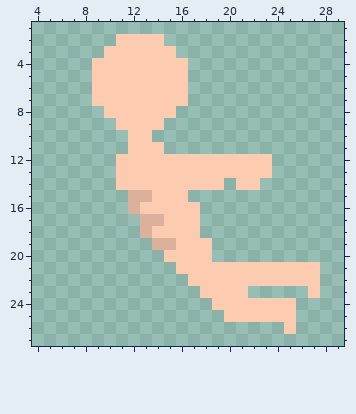
File history of a pixel-art file, Assets/Art/Characters/Player/Dash/Player_Dash_Left.aseprite. Above, as it was before the edit.
32x32 pixels, 1 frame. Pixels under 10% opacity are left out. Shown: x 4..29, y 1..27.
After the commit:
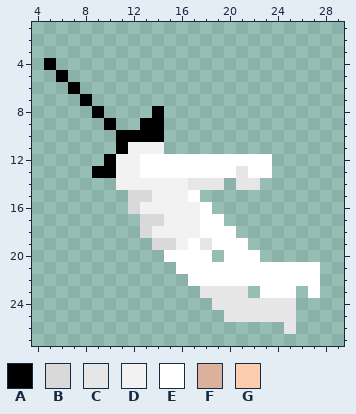
Palette (. is transparent): A #000000  B #d9d9d9  C #e6e6e6  D #f2f2f2  E #ffffff  F #dcb19b  G #fdcbb0
Log entry: Body Dash Animations
Edits made:
layer "Weapons/Sword" now shown
layer "Skin/Head" now hidden
layer "FX" removed
Changed rows in their new state; - is an unchanged pixel.
first column x 5:
 2 ------....-------------
 3 -----......------------
 4 A---........-----------
 5 -A--........-----------
 6 --A-........-----------
 7 ---A........-----------
 8 ----A....A.------------
 9 -----A..AA-------------
10 ------AAAA-------------
11 ------ADDD-------------
12 -----ADDEEEEEEEEEEE----
13 ----AADDEEEEEEEECEE----
14 ------DDDDDDCCC-CC-----
15 -------BBDDDE----------
16 -------BDDDDDE---------
17 --------BBDDDEE--------
18 --------BDDDDEEE-------
19 ---------BBDECEEE------
20 ----------EEEE-EEE-----
21 -----------EEEEEEEEEEEE
22 ------------EEEEEEEEEEE
23 -------------CCCC-EEE-E
24 --------------CCCCCCC--
25 ---------------CCCCCC--
26 --------------------C--
Pixel boxes of the changes (left, top, right, bottom) in both pictures:
changed: (44, 34, 320, 334)
